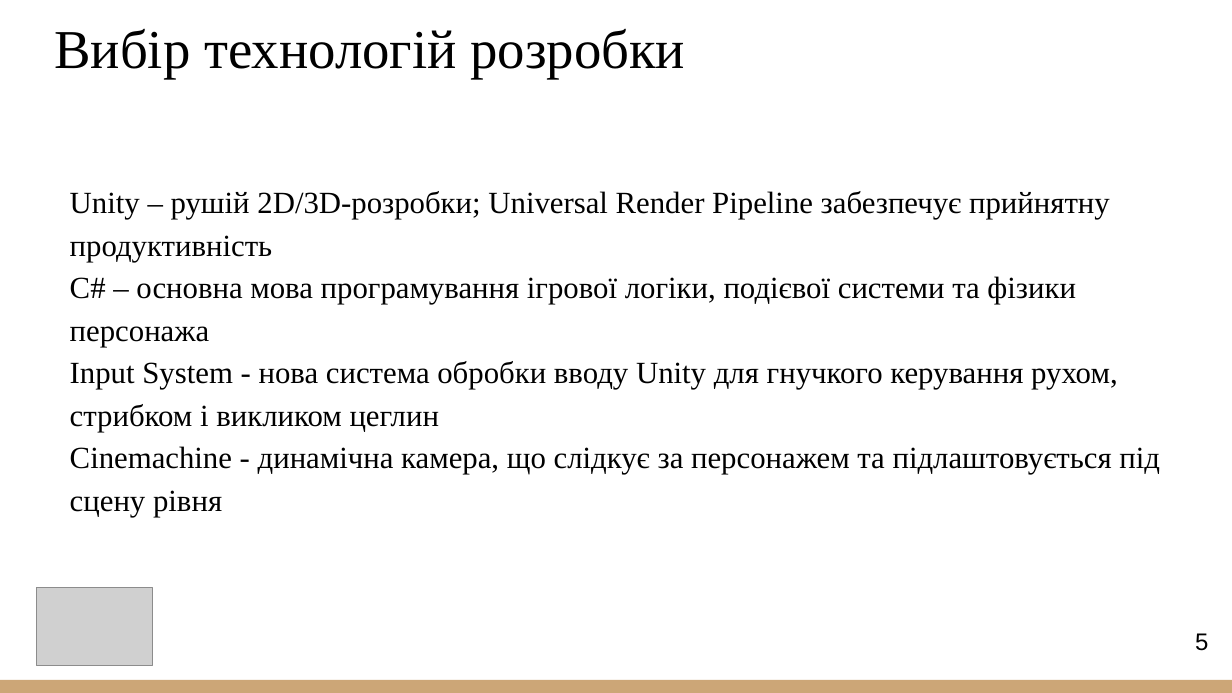
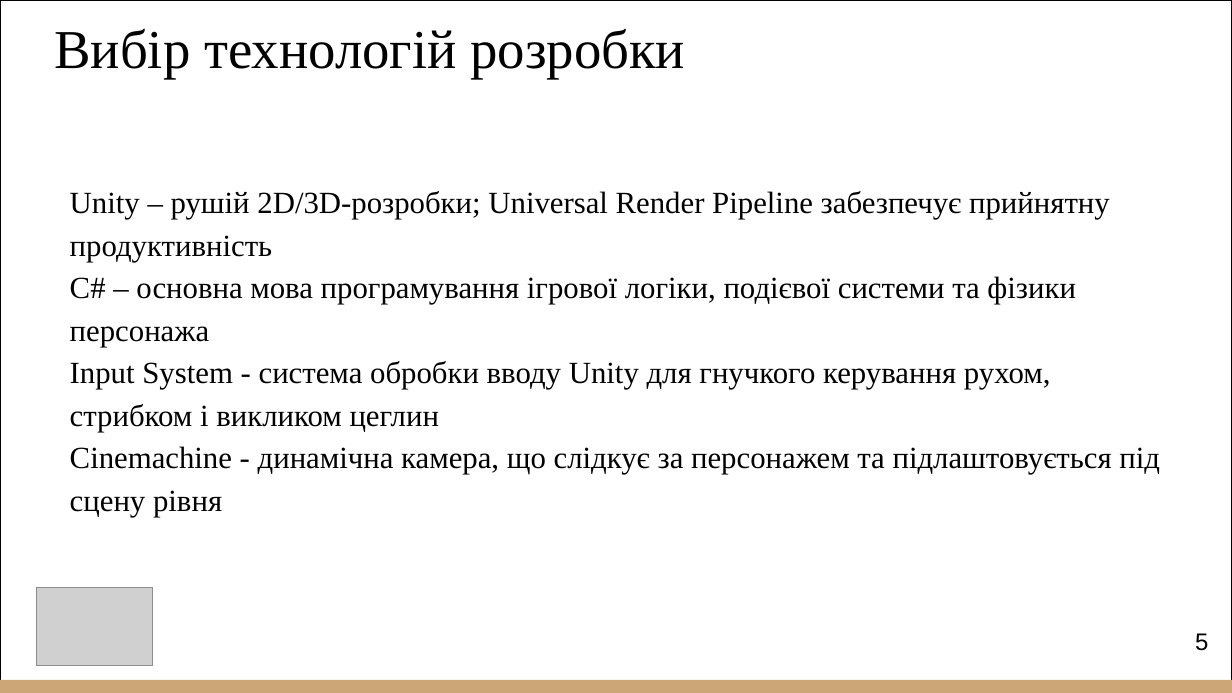
Before and after one commit to NureHertsevViacheslav/2026_B_PI_PZPI-22-4_Hertsev_V_A, a slide deck: slide 5 of 2026_Б_ПІ_ПЗПІ-22-4_Герцев_В_А.pptx. Drawn at 1232x693 pixels with LibreOffice and Linux fonts; fonts in the diff are those of the drawing; grey boxes stand for pictures. Boxes give left, top, right and bottom in pixels: in the first picture for what was removed or moved away, otherwise in the second. Text is boxed around its words. In the diff, an @@ line names an element or a change of style, - is before the commit and + after.

```diff
--- a/2026_Б_ПІ_ПЗПІ-22-4_Герцев_В_А.pptx
+++ b/2026_Б_ПІ_ПЗПІ-22-4_Герцев_В_А.pptx
@@ rectangle added at (x1=0, y1=0, x2=1232, y2=692), outline #000000 1 pt @@
@@ text at (x1=70, y1=361, x2=1051, y2=432): text changed @@
-Input System - нова система обробки вводу Unity для гнучкого керування рухом, стрибком і викликом цеглин
+Input System - система обробки вводу Unity для гнучкого керування рухом, стрибком і викликом цеглин
```
Also in this commit, not shown: 11 other slides changed, 1 other file.
